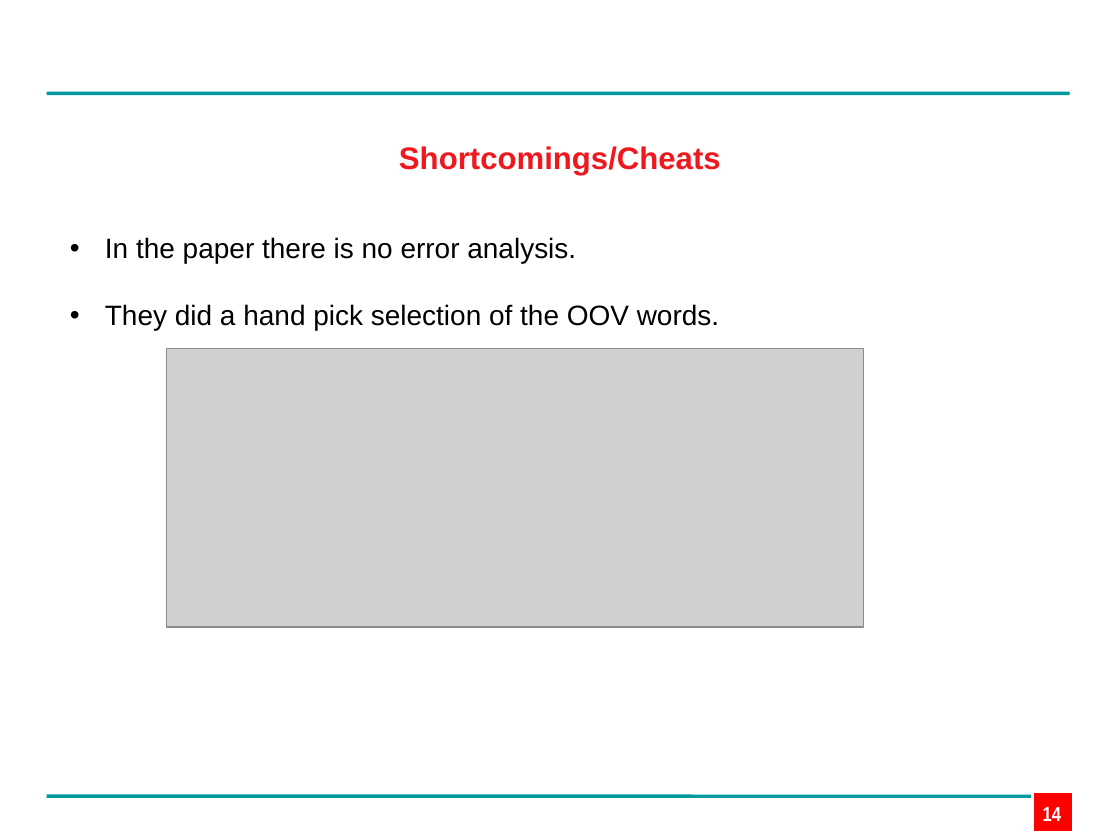
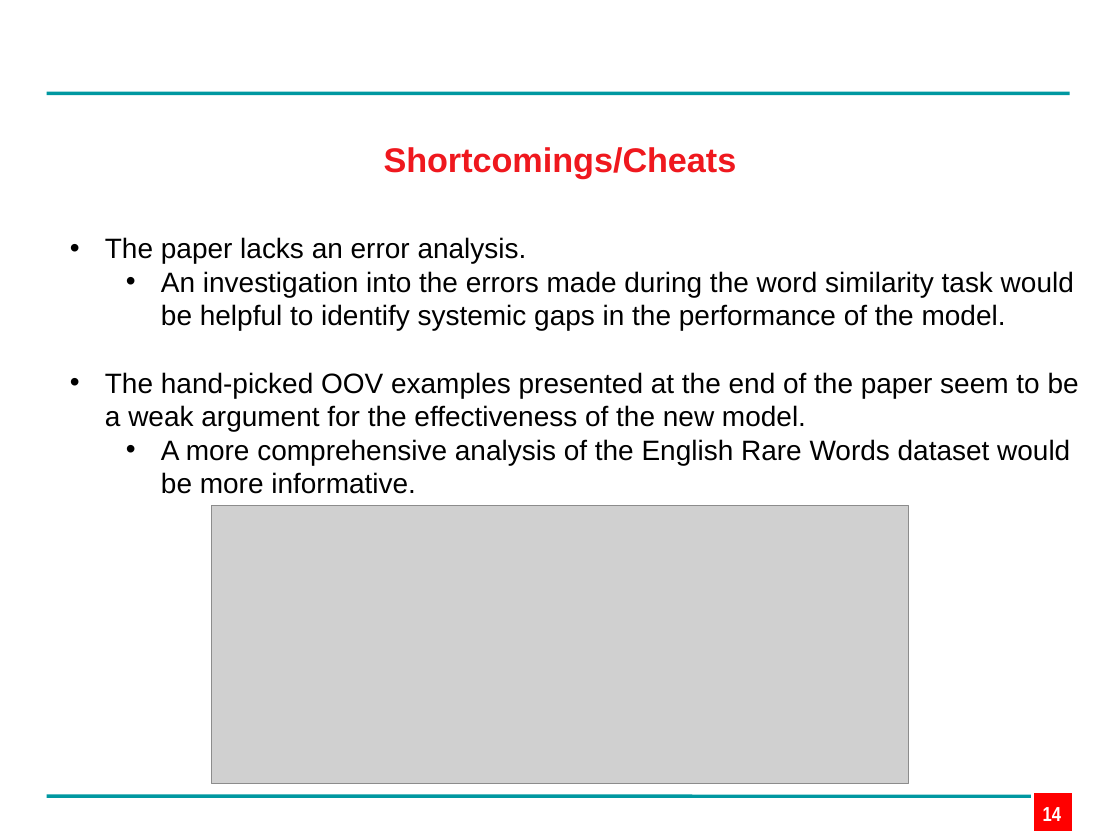
Before and after one commit to edpape007/NLP, a slide deck: slide 14 of Presentation_Subword.pptx. Drawn at 1120x840 pixels with LibreOffice and Linux fonts; fonts in the diff are those of the drawing; grey boxes stand for pictures; background and template pictures are left out. Boxes give left, top, right and bottom in pixels: in the first picture for what was removed or moved away, otherwise in the second. Text is boxed around its words. In the diff, an @@ line names an element or a change of style, - is before the commit and + after.

```diff
--- a/Presentation_Subword.pptx
+++ b/Presentation_Subword.pptx
@@ text "Shortcomings/Cheats" at (384,147,737,178): size 20 to 22 pt @@
@@ text at (105,237,1079,494): text changed @@
-• In the paper there is no error analysis.
-• They did a hand pick selection of the OOV words.
+• The paper lacks an error analysis.
+  • An investigation into the errors made during the word similarity task would be helpful to identify systemic gaps in the performance of the model.
+• The hand-picked OOV examples presented at the end of the paper seem to be a weak argument for the effectiveness of the new model.
+  • A more comprehensive analysis of the English Rare Words dataset would be more informative.
@@ picture: place and size @@
-picture at (167,348,864,627)
+picture at (212,505,908,784)
```
Also in this commit, not shown: 10 other slides changed.
